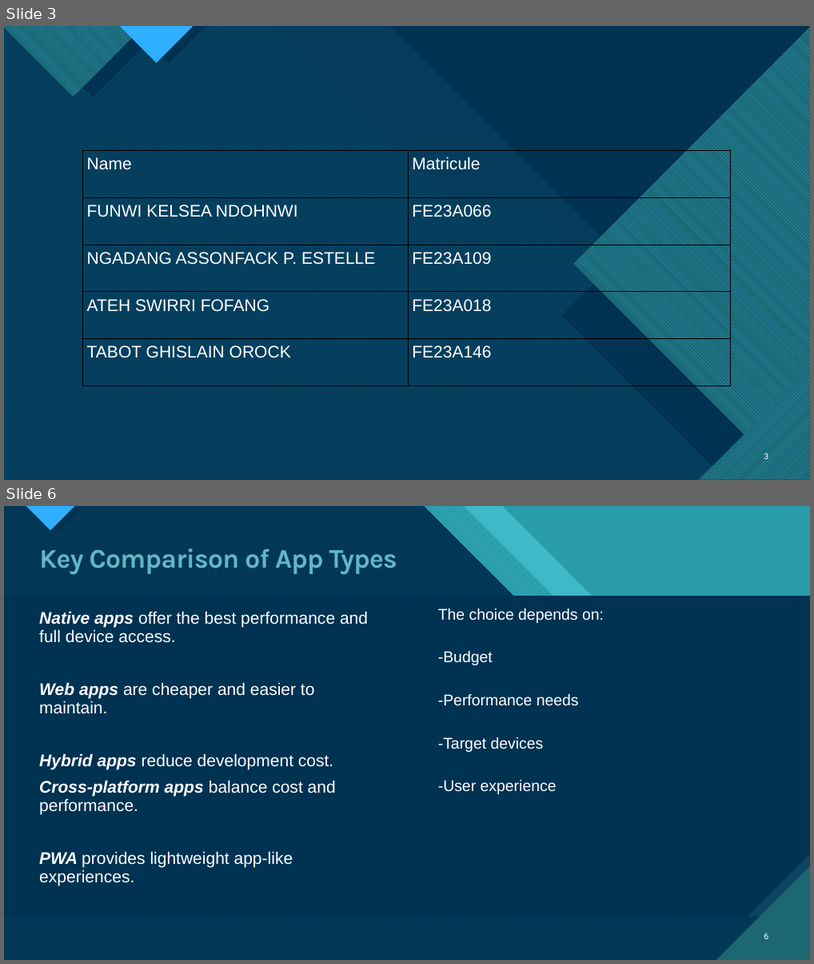
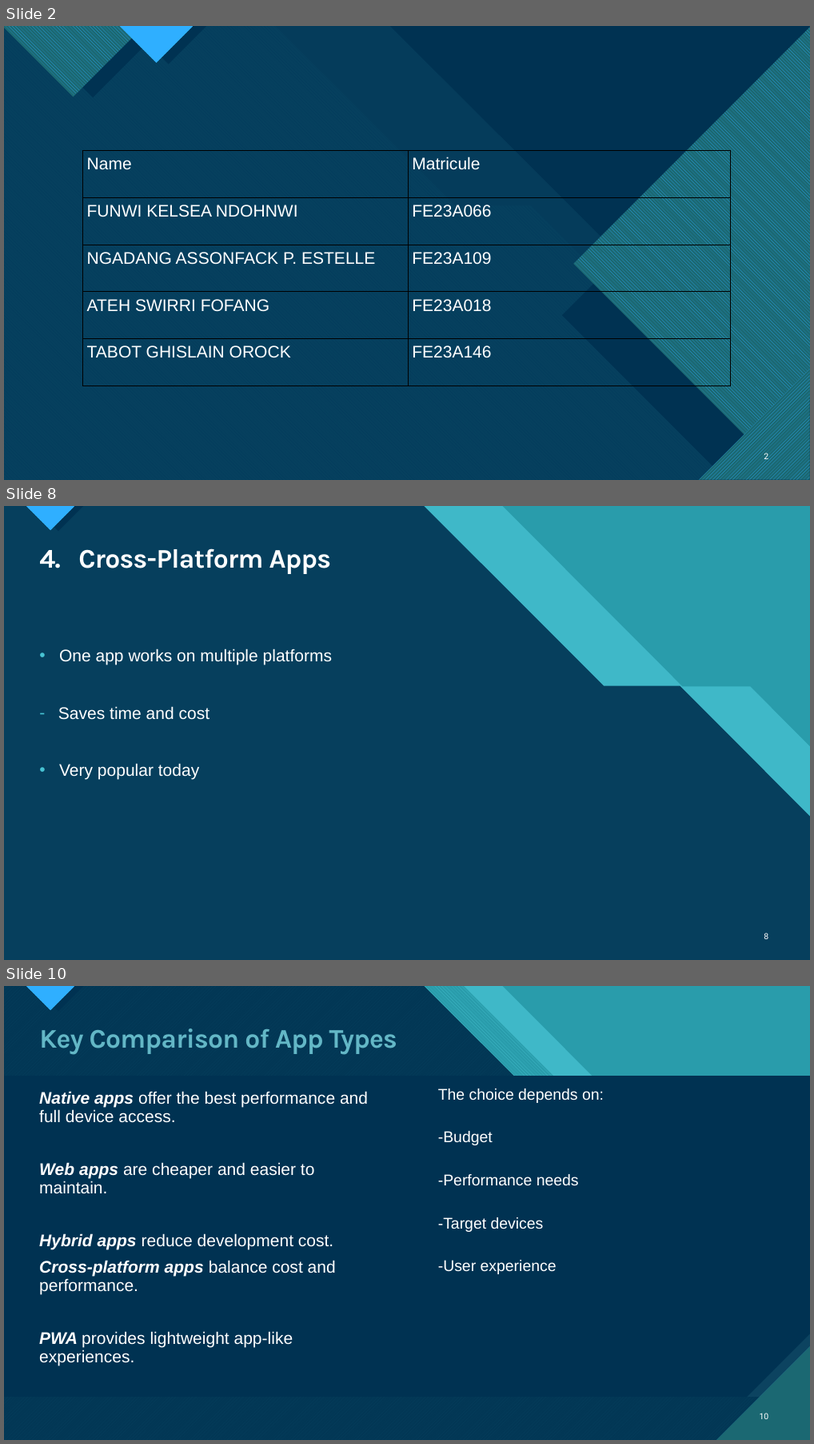
Before and after one commit to kelseafunwi/Group11SchoolWork, a slide deck: Task 1/Task 1 Mobile App Development.pptx. Shown one above the other, each under a label of ours: slides 3 and 6 before the commit, slides 2, 8 and 10 after it; the slides between them are not shown. The pictures are 814x964 and 814x1444 pixels, drawn with LibreOffice and Linux fonts; fonts in the diff are those of the drawing. Boxes give left, top, right and bottom in pixels: in the first picture for what was removed or moved away, otherwise in the second. Text is boxed around its words. In the diff, an @@ line names an element or a change of style, - is before the commit and + after.

```diff
--- a/Task 1/Task 1 Mobile App Development.pptx
+++ b/Task 1/Task 1 Mobile App Development.pptx
@@ slide 8 added at (4,506,810,960), background #47C3D3; not listed: 14 template elements that a slide beside it also shows @@
@@ title added at (39,548,332,574), 32 pt, text #FFFFFF, bold @@
+4. Cross-Platform Apps
@@ text added at (58,648,332,780), 20 pt, text #FFFFFF @@
+• One app works on multiple platforms
+– Saves time and cost
+• Very popular today
@@ page number added at (764,932,769,939), 10 pt, text #FFFFFF @@
+8
@@ what was slide 3 is now slide 2 @@
@@ what was slide 6 is now slide 10 @@
@@ page number at (760,1412,770,1419): text changed @@
-6
+10
```
Also in this commit, not shown: 5 slides changed, 10 other slides added, 1 slide removed.
